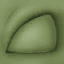
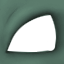
Layered file, before and after one edit (64x64). Changes by layer:
hid group "White" (5 layers) over left=0, top=0, right=64, bottom=64
showed group "Green" (5 layers) over left=0, top=0, right=64, bottom=64
showed "FitPokeFushigisou_EyeLid.00" (3rd of 3, in "Green" › "Lids") over left=0, top=0, right=64, bottom=64
